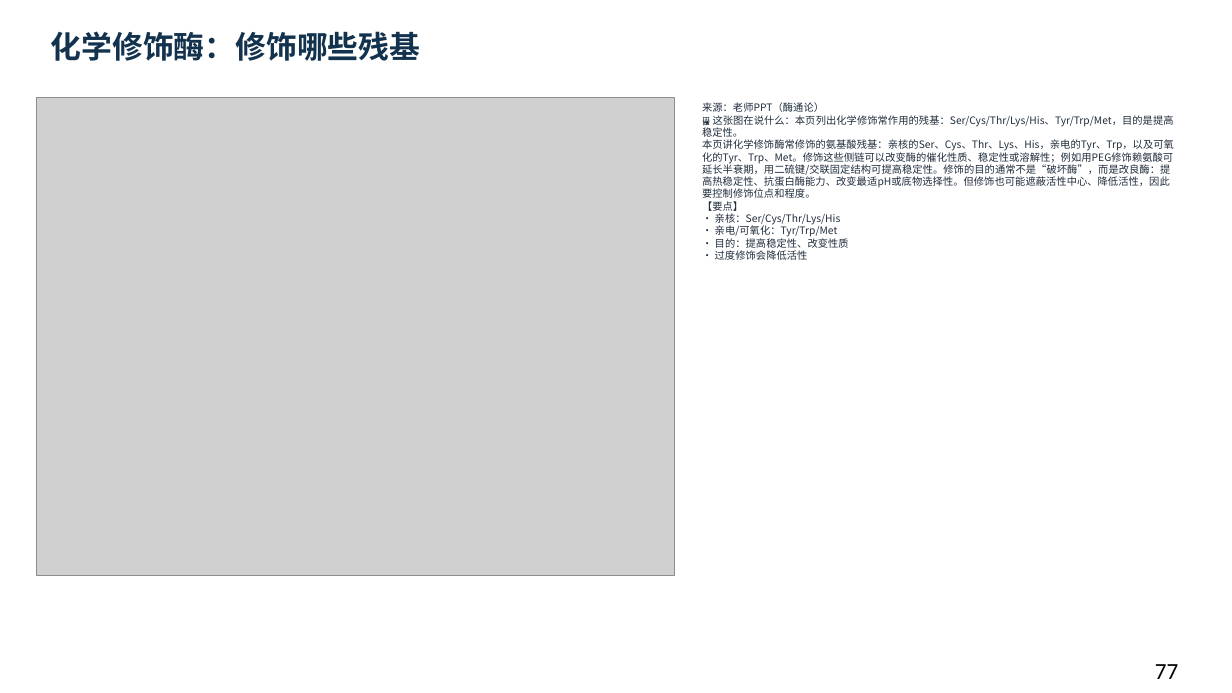
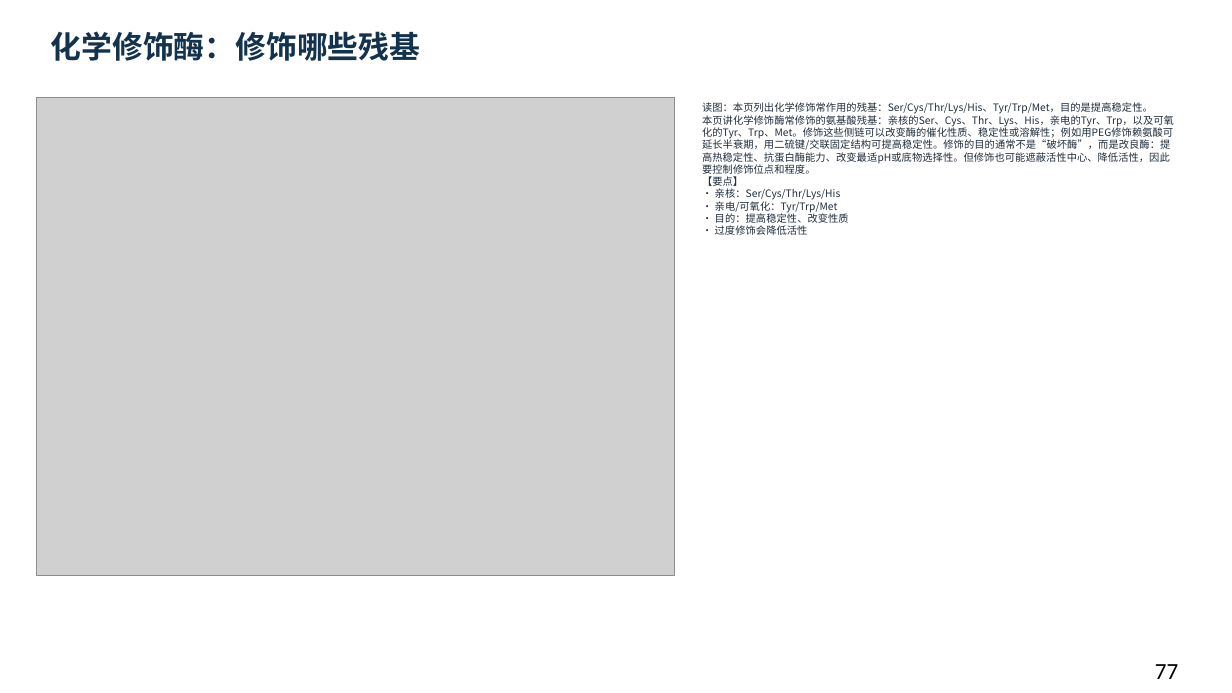
Before and after one commit to newkan-li/Biochemistry, a slide deck: slide 77 of downloads/bc06-ai-style.pptx. Drawn at 1232x693 pixels with LibreOffice and Linux fonts; fonts in the diff are those of the drawing; grey boxes stand for pictures. Boxes give left, top, right and bottom in pixels: in the first picture for what was removed or moved away, otherwise in the second. Text is boxed around its words. In the diff, an @@ line names an element or a change of style, - is before the commit and + after.

```diff
--- a/downloads/bc06-ai-style.pptx
+++ b/downloads/bc06-ai-style.pptx
@@ text at [702,102,1174,235]: text changed @@
-来源：老师PPT（酶通论）
-🖼 这张图在说什么：本页列出化学修饰常作用的残基：Ser/Cys/Thr/Lys/His、Tyr/Trp/Met，目的是提高稳定性。
-本页讲化学修饰酶常修饰的氨基酸残基：亲核的Ser、Cys、Thr、Lys、His，亲电的Tyr、Trp，以及可氧化的Tyr、Trp、Met。修饰这些侧链可以改变酶的催化性质、稳定性或溶解性；例如用PEG修饰赖氨酸可延长半衰期，用二硫键/交联固定结构可提高稳定性。修饰的目的通常不是“破坏酶”，而是改良酶：提高热稳定性、抗蛋白酶能力、改变最适pH或底物选择性。但修饰也可能遮蔽活性中心、降低活性，因此要控制修饰位点和程度。
-【要点】
-• 亲核：Ser/Cys/Thr/Lys/His
-• 亲电/可氧化：Tyr/Trp/Met
-• 目的：提高稳定性、改变性质
-• 过度修饰会降低活性
+读图：本页列出化学修饰常作用的残基：Ser/Cys/Thr/Lys/His、Tyr/Trp/Met，目的是提高稳定性。
+本页讲化学修饰酶常修饰的氨基酸残基：亲核的Ser、Cys、Thr、Lys、His，亲电的Tyr、Trp，以及可氧化的Tyr、Trp、Met。修饰这些侧链可以改变酶的催化性质、稳定性或溶解性；例如用PEG修饰赖氨酸可延长半衰期，用二硫键/交联固定结构可提高稳定性。修饰的目的通常不是“破坏酶”，而是改良酶：提高热稳定性、抗蛋白酶能力、改变最适pH或底物选择性。但修饰也可能遮蔽活性中心、降低活性，因此要控制修饰位点和程度。
+【要点】
+• 亲核：Ser/Cys/Thr/Lys/His
+• 亲电/可氧化：Tyr/Trp/Met
+• 目的：提高稳定性、改变性质
+• 过度修饰会降低活性
```
Also in this commit, not shown: 151 other slides changed, 5 other files.
